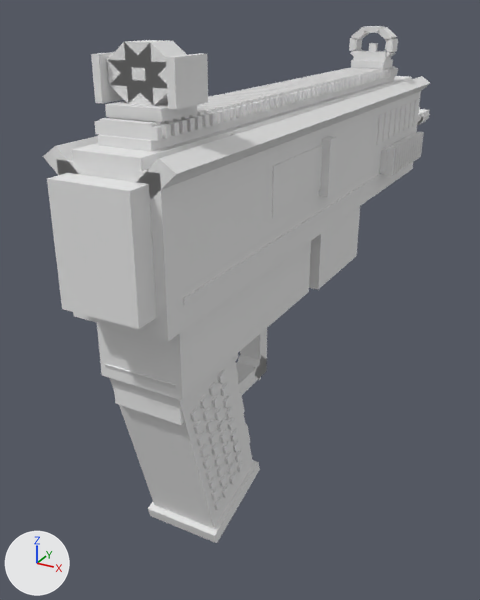
What one commit did to the OBJ model src/main/resources/assets/mareeletrica/models/block/armory21_ump45_forge_view.obj.
Camera for both pictures: a 50 mm camera at (1.143, -1.629, 0.963) aimed at (0.352, -0.191, 0.244). The axes (+X, +Y, +Z) are drawn at lower left. The lights are the same throughout. The first picture is the older version. Where no turn or scale is listed for an object, it has been applied to the vertices. Vertices at exactly the same position are counted once.

In view in the first picture: 'armory21_ump45_forge_view'.
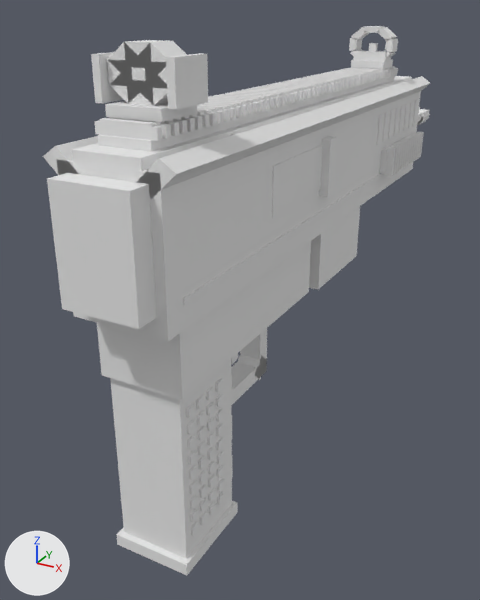
The change in detail:
me_armory21_ump45_forge_view is used by ob_armory21_ump45_forge_view; location (0.0, 0.0, 0.0).
me_armory21_ump45_forge_view had 2458 vertices, 1878 faces and spanned x 0.37..0.63, y -0.91..0.88, z -0.06..0.92.
me_armory21_ump45_forge_view now has 2450 vertices, 1872 faces and spans x 0.37..0.63, y -0.91..0.88, z -0.05..0.92.
me_armory21_ump45_forge_view part 1: a new loose piece, a box spanning x 0.42..0.58, y -0.81..-0.63, z -0.03..0.35, in mat_poly2 (its picture is missing).
me_armory21_ump45_forge_view part 2: the loose piece of 8 vertices spanning x 0.43..0.57, y -0.61..-0.57, z 0.17..0.23 is moved by (0.0, -0.05, -0.03).
me_armory21_ump45_forge_view part 3: the loose piece of 8 vertices spanning x 0.43..0.57, y -0.64..-0.59, z 0.26..0.33 is moved by (0.0, -0.02, -0.03).
me_armory21_ump45_forge_view part 4: the loose piece of 8 vertices spanning x 0.42..0.58, y -0.72..-0.52, z -0.06..0.02 is turned -16 degrees about the x axis through its middle, then moved by (0.0, -0.11, -0.01).
me_armory21_ump45_forge_view part 5: the loose piece of 8 vertices spanning x 0.58, y -0.65..-0.62, z 0.04..0.06 is moved by (0.0, -0.15, -0.01).
me_armory21_ump45_forge_view part 6: the loose piece of 8 vertices spanning x 0.58, y -0.65..-0.63, z 0.07..0.09 is moved by (0.0, -0.14, -0.01).
me_armory21_ump45_forge_view part 7: the loose piece of 8 vertices spanning x 0.58, y -0.66..-0.64, z 0.21..0.23 is moved by (0.0, -0.14, -0.02).
me_armory21_ump45_forge_view part 8: the loose piece of 8 vertices spanning x 0.58, y -0.61..-0.59, z 0.05..0.07 is moved by (0.0, -0.15, -0.02).
me_armory21_ump45_forge_view part 9: the loose piece of 8 vertices spanning x 0.58, y -0.62..-0.6, z 0.08..0.1 is moved by (0.0, -0.14, -0.02).
me_armory21_ump45_forge_view part 10: the loose piece of 8 vertices spanning x 0.58, y -0.63..-0.61, z 0.11..0.13 is moved by (0.0, -0.13, -0.02).
me_armory21_ump45_forge_view part 11: the loose piece of 8 vertices spanning x 0.58, y -0.65..-0.63, z 0.18..0.2 is moved by (0.0, -0.12, -0.02).
me_armory21_ump45_forge_view part 12: the loose piece of 8 vertices spanning x 0.58, y -0.64..-0.62, z 0.14..0.17 is moved by (0.0, -0.12, 0.15).
me_armory21_ump45_forge_view part 13: 52 vertices moved within x 0.42..0.58, y -0.74..-0.68, z 0.04..0.31; 224 vertices removed from x 0.42..0.58, y -0.83..-0.53, z -0.04..0.43; 216 vertices added at x 0.42..0.58, y -0.8..-0.68, z 0.03..0.31.
Other edits to the shape of me_armory21_ump45_forge_view do not show in these pictures.

Boxes (x1, y1, x2, y2) around the edits, measured in the pictures (480 x 600 px; the box of a moved part takes in the faces that stretch with it):
'armory21_ump45_forge_view', reshaped (6% taller): before (43, 26, 430, 543); after (43, 26, 430, 575)
part 1 of me_armory21_ump45_forge_view, added: after (110, 359, 232, 559)
part 2 of me_armory21_ump45_forge_view, moved or reshaped (mostly hidden): before (240, 392, 245, 413); after (231, 415, 232, 427)
part 3 of me_armory21_ump45_forge_view, moved or reshaped (mostly hidden): before (234, 357, 238, 380); after (231, 373, 232, 399)
part 4 of me_armory21_ump45_forge_view, moved or reshaped: before (148, 460, 260, 543); after (116, 501, 238, 575)
part 5 of me_armory21_ump45_forge_view, moved or reshaped: before (229, 472, 237, 485); after (191, 522, 198, 536)
part 6 of me_armory21_ump45_forge_view, moved or reshaped: before (227, 462, 235, 475); after (190, 508, 198, 522)
part 7 of me_armory21_ump45_forge_view, moved or reshaped: before (226, 406, 234, 420); after (188, 450, 196, 465)
part 8 of me_armory21_ump45_forge_view, moved or reshaped: before (237, 460, 244, 473); after (200, 511, 207, 525)
part 9 of me_armory21_ump45_forge_view, moved or reshaped: before (235, 450, 242, 463); after (199, 498, 207, 512)
part 10 of me_armory21_ump45_forge_view, moved or reshaped: before (233, 440, 240, 452); after (199, 484, 207, 498)
part 11 of me_armory21_ump45_forge_view, moved or reshaped: before (228, 418, 236, 431); after (198, 456, 206, 470)
part 12 of me_armory21_ump45_forge_view, moved or reshaped: before (230, 429, 238, 442); after (196, 395, 205, 409)
part 13 of me_armory21_ump45_forge_view, moved or reshaped: before (105, 357, 253, 529); after (186, 378, 224, 515)
